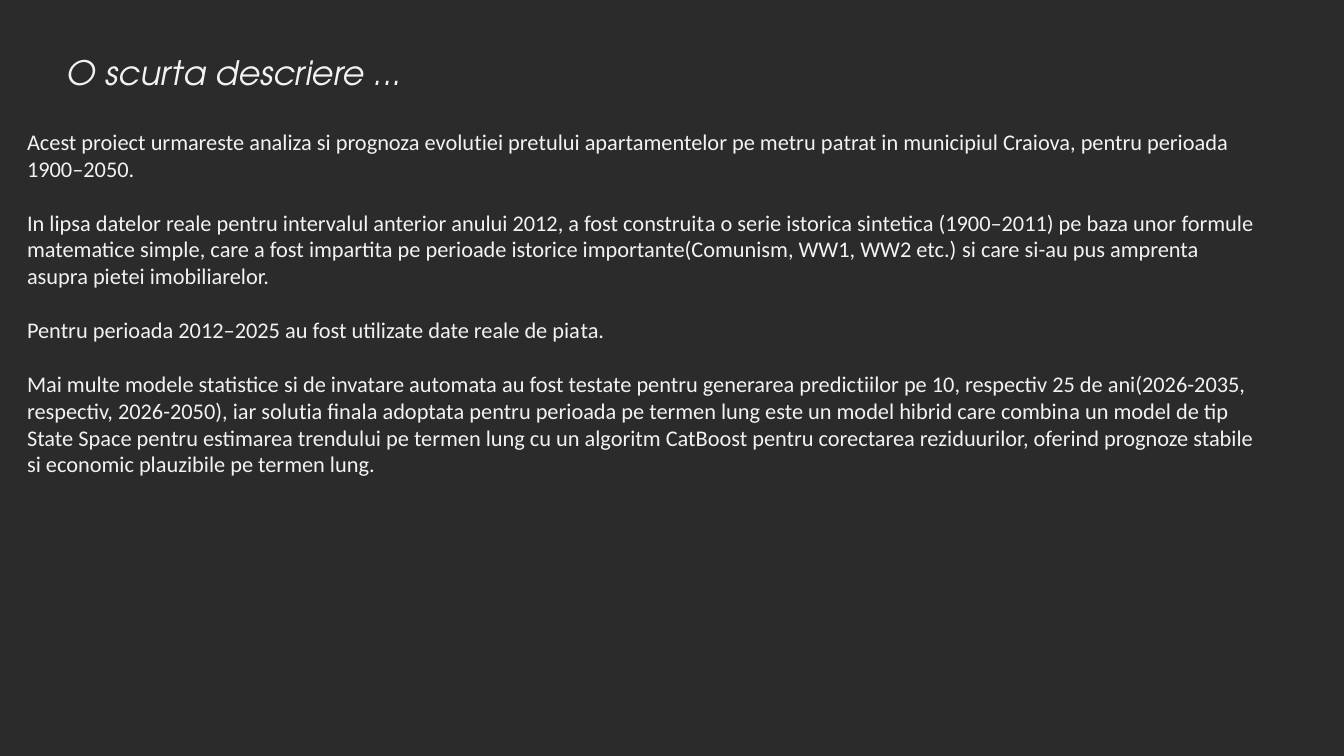
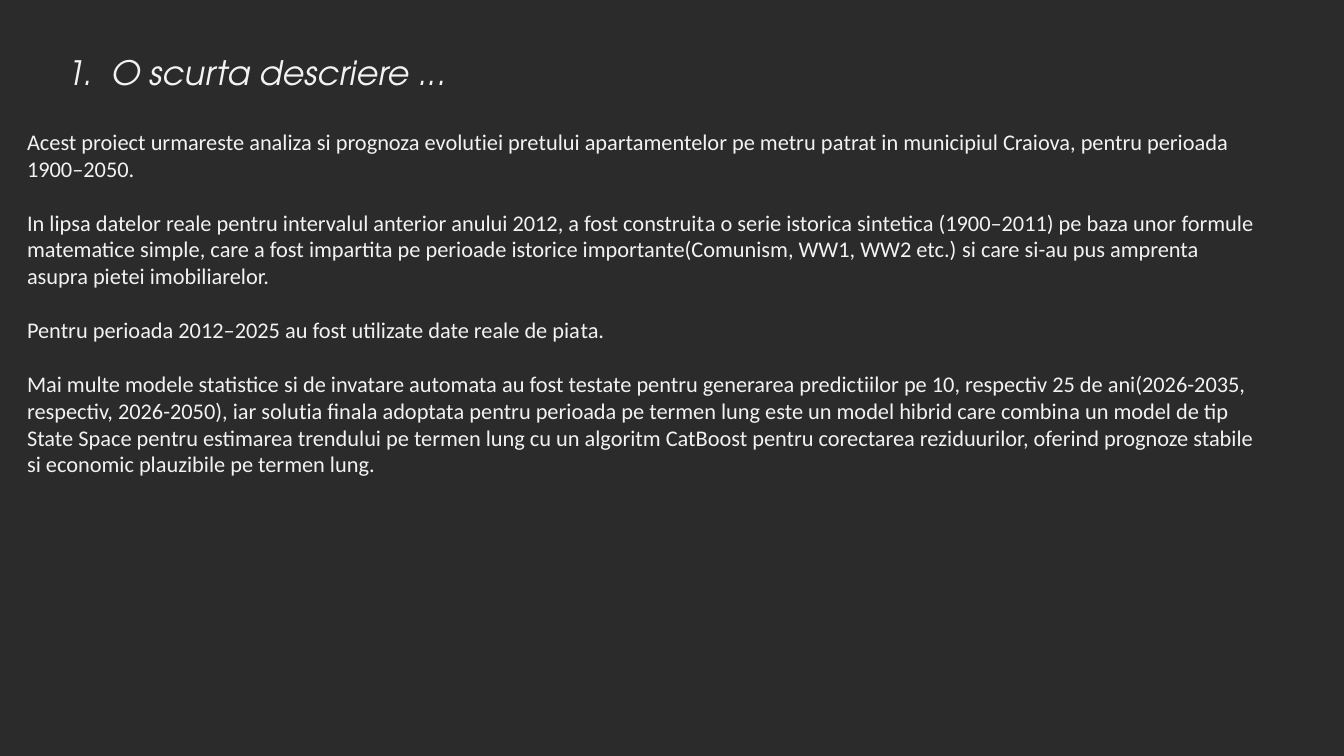
Before and after one commit to andrei-necsulea/Apartment_Prices_Prediction, a slide deck: slide 3 of Apartment_Prices_Craiova.pptx (slide 2 before the commit). Drawn at 1344x756 pixels with LibreOffice and Linux fonts; fonts in the diff are those of the drawing; background and template pictures are left out; a plain dark background stands for a picture behind light text. Boxes give left, top, right and bottom in pixels: in the first picture for what was removed or moved away, otherwise in the second. Text is boxed around its words. In the diff, an @@ line names an element or a change of style, - is before the commit and + after.

```diff
--- a/Apartment_Prices_Craiova.pptx
+++ b/Apartment_Prices_Craiova.pptx
@@ text at [67,59,409,86]: text changed @@
-O scurta descriere ...
+1. O scurta descriere ...
```
Also in this commit, not shown: 5 other slides changed, 7 slides added, 1 other file.
